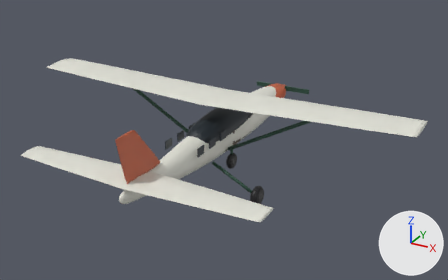
One commit to the glTF model public/assets/aeronaves/jaz-20.glb: the scene before it, then after it.
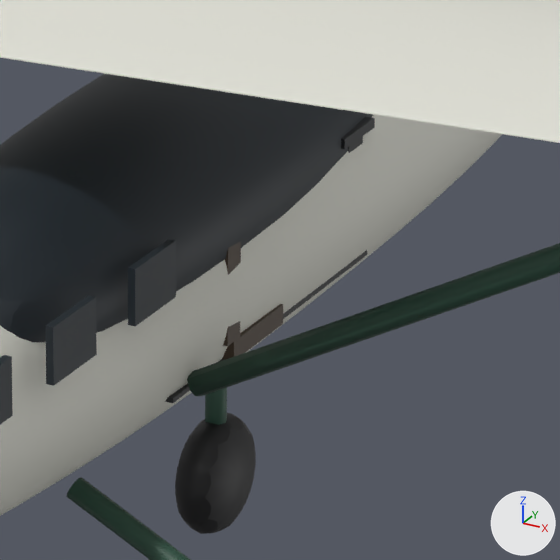
Each version appears first whole from a camera (50 mm lens) standing at (7.86, -13.62, 6.85) and looking at (0.16, 0.4, -0.16), and next in a close-up on the part from 45% to 62% of the width and 35% to 62% of the height. Arrows for +X, +Y and +Z are at lower right; the lights stay in place. The older version's two pictures come first. Where no turn or scale is listed for an object, it has been applied to the vertices.

In view in the first close-up: 'ala', 'asiento-1', 'cabina', 'fuselaje', 'pata-de-morro', 'puntal-0.30-0.50', 'puntal-0.44--0.17', 'rueda-de-morro', 'ventanillas' and 3 more.
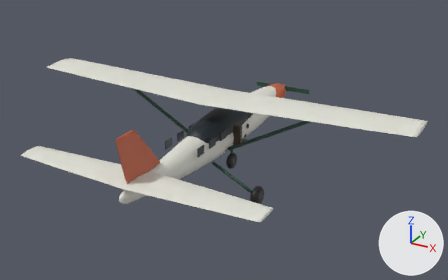
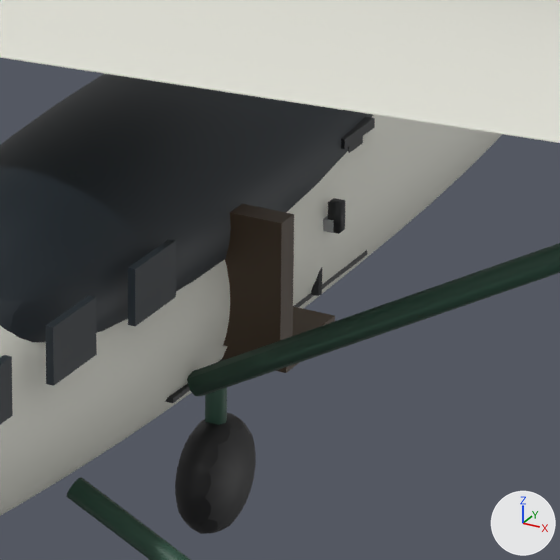
The change, as JSON lines over the scene's bpy script:
```json
{"op": "add", "block": "me_cube_024_1", "code": ["me_cube_024_1 = bpy.data.meshes.new('Cube.024')", "me_cube_024_1.from_pydata(...)  # a box spanning x 0.495..0.545, y 1.123..1.173, z 0.0..0.12", "me_cube_024_1.materials.append(mat_tablero)  # black #212426"]}
{"op": "add", "block": "me_cube_022_1", "code": ["me_cube_022_1 = bpy.data.meshes.new('Cube.022')", "me_cube_022_1.from_pydata(...)  # a box spanning x 0.36..0.52, y 1.118..1.178, z 0.0..0.05", "me_cube_022_1.materials.append(mat_metal)  # grey #9ea1a3"]}
{"op": "set", "path": "ob_asiento_1.location", "old": "(0.22, 0.0, 0.0)", "new": "(0.44, 0.0, 0.0)"}
{"op": "set", "path": "ob_palanca_columna__0_22.location", "old": "(-0.22, -0.13, -1.148)", "new": "(0.44, -0.13, -1.148)"}
{"op": "add", "block": "ob_cuerno_puno_0_44_1", "code": ["ob_cuerno_puno_0_44_1 = bpy.data.objects.new('cuerno-puno-0.44-1', me_cube_024_1)", "ob_cuerno_puno_0_44_1.location = (0.0, 0.0, 0.0)"]}
{"op": "add", "block": "ob_cuerno_0_44", "code": ["ob_cuerno_0_44 = bpy.data.objects.new('cuerno-0.44', me_cube_022_1)", "ob_cuerno_0_44.location = (0.0, 0.0, 0.0)"]}
```

Changed parts and their boxes (x1, y1, x2, y2) in the close-ups (560 x 560 px):
```json
{"object": "asiento-1", "change": "moved", "before": [222, 242, 283, 360], "after": [222, 204, 335, 373]}
{"object": "cuerno-puno-0.44-1", "change": "added", "after": [328, 198, 345, 234], "on screen": "black"}
{"object": "palanca-columna--0.22", "change": "moved", "after": [311, 267, 322, 296], "on screen": "not visible before"}
{"object": "cuerno-0.44", "change": "added", "after": [323, 216, 333, 233], "on screen": "mostly hidden"}
```
